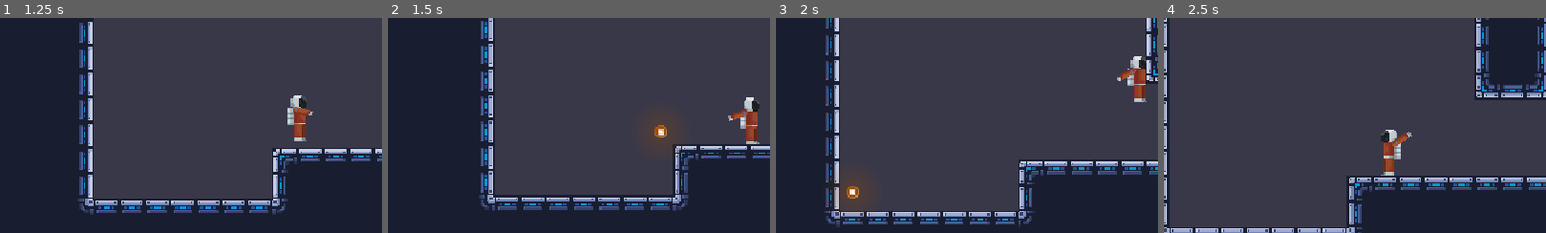
Above: before the commit, frames 1-4 (left to right).
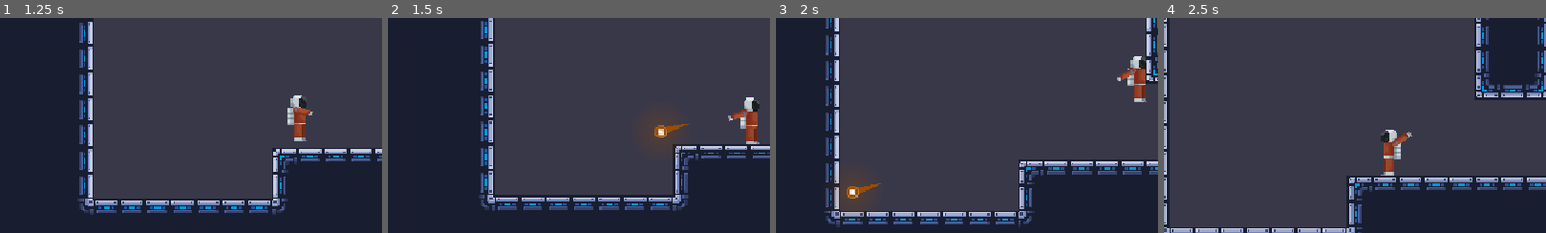
Above: after the commit, the same moments.

Repository: ygda-org/revolver
Game: Godot game, scene res://main/main.tscn
Same seed, same stepped clock (60 frames per second), same inputs: the game is played once before the commit and once after it. The engine's default icon, where the game draws it, is replaced by a stand-in: a white triangle on a blue panel in a dark square. Sound files missing from this copy of the repository are replaced by a short silence.
Inputs (mouse positions are % of the whole screen's width and height, from its top left):
- Up to frame 1 (1.25 s): tap Enter (ui_accept) at 0.5 s; move the mouse to (72, 45) at 0.52 s; hold D (right) from 0.53 s (still down); hold S (drop) from 0.53 s (still down); tap Space (jump) at 0.77 s
- Up to frame 2 (1.5 s): keep holding D (right); move the mouse to (30, 55) at 1.27 s; release S (drop) at 1.28 s; click (30, 55) at 1.35 s
- Up to frame 3 (2 s): keep holding D (right); tap Space (jump) at 1.52 s
- Up to frame 4 (2.5 s): move the mouse to (60, 28) at 2.02 s; release D (right) at 2.03 s; hold A (left) from 2.03 s (still down); hold S (drop) from 2.03 s (still down)
The pictures show only the part of the screen within x 16-66%, y 15-65%; the shares and areas given below are measured in that part.

Frame 1 is identical in both runs. In frame 2, 0.1% of the frame differs, in the area x 72-79%, y 48-54%; in frame 3, 0.1%, in the area x 21-28%, y 76-82%; in frame 4, nothing differs.

Commit message:
bullet trails

Diff:
--- a/assets/tileset.tres
+++ b/assets/tileset.tres
@@ -24,23 +24,41 @@
 2:2/0 = 0
 2:2/0/physics_layer_0/polygon_0/points = PackedVector2Array(-8, -8, 8, -8, 8, 8, -8, 8)
 3:0/0 = 0
+3:0/0/z_index = -5
 4:0/0 = 0
+4:0/0/z_index = -5
 5:0/0 = 0
+5:0/0/z_index = -5
 6:0/0 = 0
+6:0/0/z_index = -5
 7:0/0 = 0
+7:0/0/z_index = -5
 8:0/0 = 0
+8:0/0/z_index = -5
 9:0/0 = 0
+9:0/0/z_index = -5
 3:1/0 = 0
+3:1/0/z_index = -5
 3:2/0 = 0
+3:2/0/z_index = -5
 4:1/0 = 0
+4:1/0/z_index = -5
 4:2/0 = 0
+4:2/0/z_index = -5
 5:1/0 = 0
+5:1/0/z_index = -5
 5:2/0 = 0
+5:2/0/z_index = -5
 6:1/0 = 0
+6:1/0/z_index = -5
 6:2/0 = 0
+6:2/0/z_index = -5
 7:1/0 = 0
+7:1/0/z_index = -5
 7:2/0 = 0
+7:2/0/z_index = -5
 9:1/0 = 0
+9:1/0/z_index = -5
 
 [resource]
 physics_layer_0/collision_layer = 27
--- a/player/bullet/bullet.gd
+++ b/player/bullet/bullet.gd
@@ -47,6 +47,7 @@
 		queue_free()
 	if resource.invisible_and_no_collision:
 		self_modulate = Color(1.0, 1.0, 1.0, 0.0)
+	$Trail.default_color = resource.outline_color
 	$Anim.material.set_shader_parameter("outline_color", resource.outline_color)
 	$Light.texture.gradient.set_color(0, Color(resource.outline_color.r, resource.outline_color.g, resource.outline_color.b, 0.3))
 	$Light.texture.gradient.set_color(1, Color(resource.outline_color.r, resource.outline_color.g, resource.outline_color.b, 0.0))
--- a/player/bullet/bullet.tscn
+++ b/player/bullet/bullet.tscn
@@ -1,6 +1,7 @@
 [gd_scene format=3 uid="uid://k308fsvc3jvh"]
 
 [ext_resource type="Script" uid="uid://bodwdj5njk1nb" path="res://player/bullet/bullet.gd" id="1_k2a0t"]
+[ext_resource type="PackedScene" uid="uid://b0jky4c7011ds" path="res://player/bullet/trail.tscn" id="3_3vq7f"]
 [ext_resource type="Texture2D" uid="uid://c6y6sbjdjobcg" path="res://assets/bullet/bullet.png" id="3_e8pb5"]
 
 [sub_resource type="Gradient" id="Gradient_e8pb5"]
@@ -75,6 +76,8 @@
 
 [node name="Pivot" type="Node2D" parent="." unique_id=1236382464]
 
+[node name="Trail" parent="." unique_id=786189251 instance=ExtResource("3_3vq7f")]
+
 [connection signal="area_entered" from="." to="." method="_on_area_entered"]
 [connection signal="body_entered" from="." to="." method="_on_body_entered"]
 [connection signal="screen_exited" from="VisibleOnScreenNotifier2D" to="." method="_on_visible_on_screen_notifier_2d_screen_exited"]
--- /dev/null
+++ b/player/bullet/trail.gd
@@ -0,0 +1,11 @@
+extends Line2D
+
+@export var length: float = 7
+var point: Vector2
+
+
+func _process(delta):
+	point = get_parent().global_position
+	add_point(point)
+	while get_point_count()>length:
+		remove_point(0)
--- /dev/null
+++ b/player/bullet/trail.tscn
@@ -0,0 +1,16 @@
+[gd_scene format=3 uid="uid://b0jky4c7011ds"]
+
+[ext_resource type="Script" uid="uid://j4oxe1vih04s" path="res://player/bullet/trail.gd" id="1_dp4o3"]
+
+[sub_resource type="Curve" id="Curve_dp4o3"]
+_data = [Vector2(0, 0), 0.0, 0.9380877, 0, 0, Vector2(1, 1), 0.9172405, 0.9380877, 0, 0]
+point_count = 2
+
+[node name="Trail" type="Line2D" unique_id=786189251]
+top_level = true
+z_index = -1
+width = 5.0
+width_curve = SubResource("Curve_dp4o3")
+joint_mode = 2
+begin_cap_mode = 2
+script = ExtResource("1_dp4o3")
Not shown, added: player/bullet/trail.gd.uid
